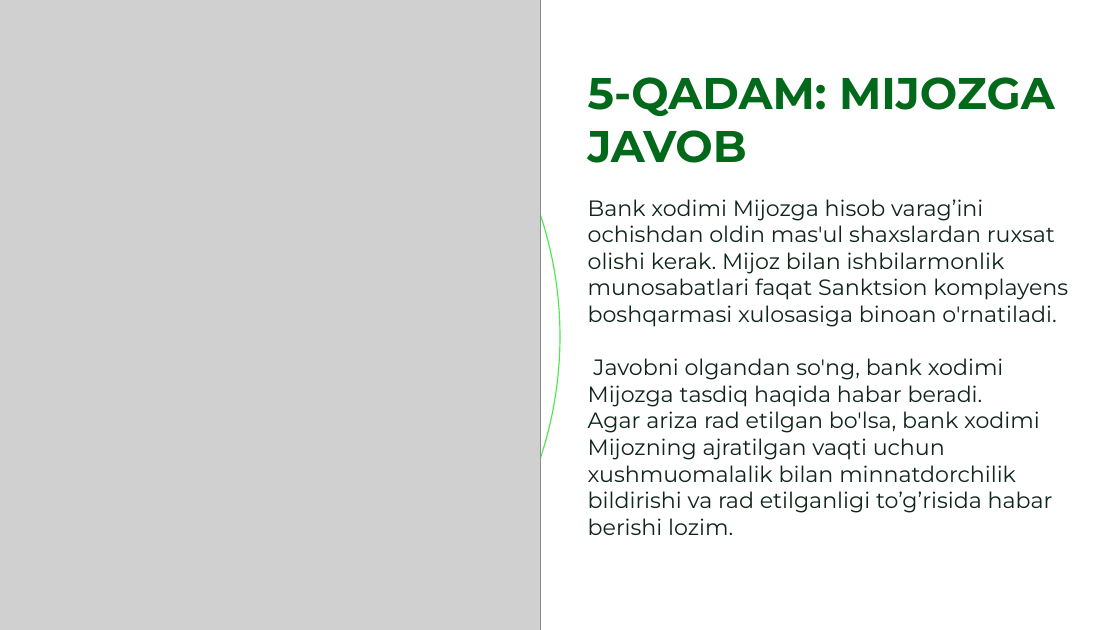
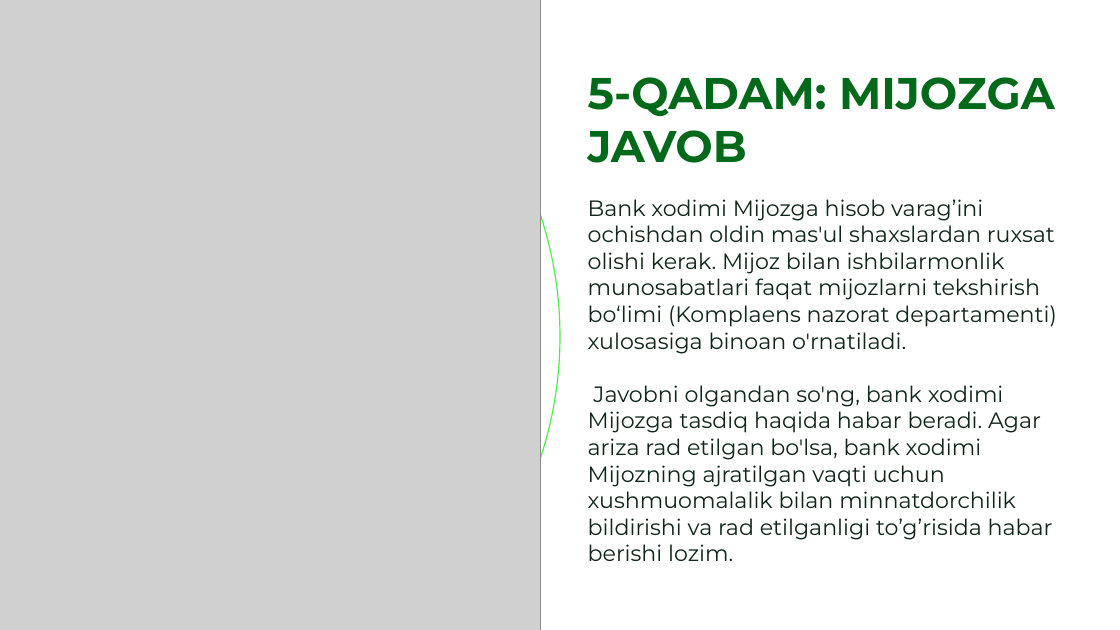
Before and after one commit to pusijuice5-coder/-1, a slide deck: slide 78 of OVZ_kurs_nerezidenty_novyj_dizajn.pptx. Drawn at 1120x630 pixels with LibreOffice and Linux fonts; fonts in the diff are those of the drawing; grey boxes stand for pictures; background and template pictures are left out. Boxes give left, top, right and bottom in pixels: in the first picture for what was removed or moved away, otherwise in the second. Text is boxed around its words. In the diff, an @@ line names an element or a change of style, - is before the commit and + after.

```diff
--- a/OVZ_kurs_nerezidenty_novyj_dizajn.pptx
+++ b/OVZ_kurs_nerezidenty_novyj_dizajn.pptx
@@ text at (588,199,1057,561): text changed @@
-Bank xodimi Mijozga hisob varag’ini ochishdan oldin mas'ul shaxslardan ruxsat olishi kerak. Mijoz bilan ishbilarmonlik munosabatlari faqat Sanktsion komplayens boshqarmasi xulosasiga binoan o'rnatiladi.
-Javobni olgandan so'ng, bank xodimi Mijozga tasdiq haqida habar beradi.
-Agar ariza rad etilgan bo'lsa, bank xodimi Mijozning ajratilgan vaqti uchun xushmuomalalik bilan minnatdorchilik bildirishi va rad etilganligi to’g’risida habar berishi lozim.
+Bank xodimi Mijozga hisob varag’ini ochishdan oldin mas'ul shaxslardan ruxsat olishi kerak. Mijoz bilan ishbilarmonlik munosabatlari faqat mijozlarni tekshirish bo‘limi (Komplaens nazorat departamenti) xulosasiga binoan o'rnatiladi.
+Javobni olgandan so'ng, bank xodimi Mijozga tasdiq haqida habar beradi. Agar ariza rad etilgan bo'lsa, bank xodimi Mijozning ajratilgan vaqti uchun xushmuomalalik bilan minnatdorchilik bildirishi va rad etilganligi to’g’risida habar berishi lozim.
```
Also in this commit, not shown: 27 other slides changed, 1 other file.
